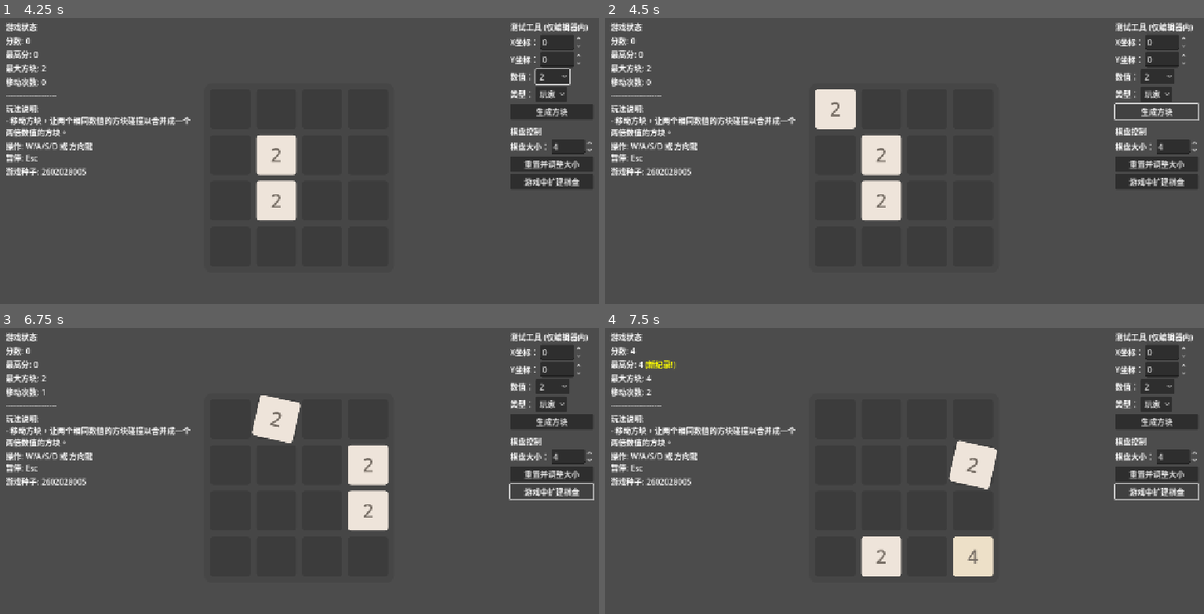
Above: before the commit, frames 1-4 (two rows, left to right).
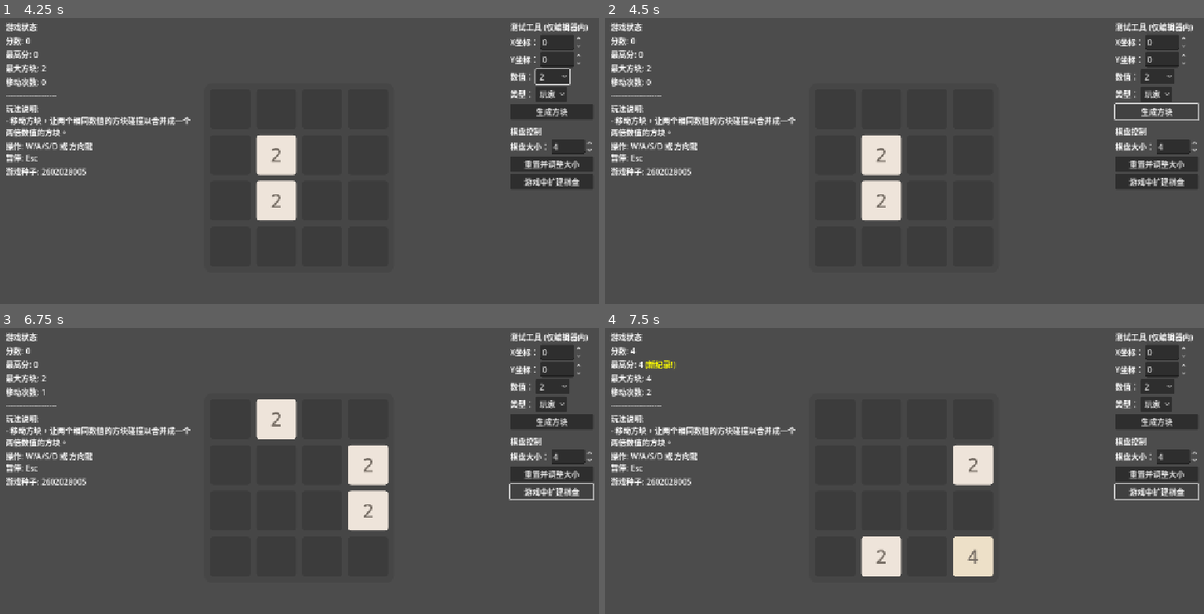
Above: after the commit, the same moments.

Repository: C76GN/2048-all-in-one
Game: Godot game, scene res://scenes/main_menu.tscn
Same seed, same stepped clock (60 frames per second), same inputs: the game is played once before the commit and once after it.
Inputs (mouse positions are in pixels of both pictures, inside the frame that each line leads up to):
- Up to frame 1 (4.25 s): click "开始游戏" at 0.5 s; click (299, 112) at 1.25 s; click "开始游戏" at 2 s; click "2" at 2.75 s; click "玩家" at 3.5 s
- Up to frame 2 (4.5 s): click "生成方块" at 4.25 s
- Up to frame 3 (6.75 s): click "重置并调整大小" at 5 s; click "游戏中扩建棋盘" at 5.75 s; tap Enter at 6.5 s; hold D (move_right) from 6.53 s (still down)
- Up to frame 4 (7.5 s): tap Space at 7.25 s; release D (move_right) at 7.28 s; hold S (move_down) from 7.28 s (still down)

Frame 1 is identical in both runs. In frame 2, 0.9% of the frame differs, in the area x 35-42%, y 24-39%; in frame 3, 0.2%; in frame 4, 0.3%.

Commit message:
Decouple animation from game logic with BoardAnimator
Introduced a dedicated BoardAnimator to handle all visual animations, decoupling them from GameBoard's core logic. GameBoard now calculates a move's final state and emits a list of animation instructions, allowing the game logic to proceed immediately without awaiting tweens and improving input responsiveness. InteractionRule scripts were updated to delegate tile destruction to the new animator, ensuring it occurs only after animations are complete.

Diff:
--- a/scenes/modes/game_play.tscn
+++ b/scenes/modes/game_play.tscn
@@ -7,6 +7,7 @@
 [ext_resource type="PackedScene" uid="uid://7ypwtymhkpm6" path="res://scenes/ui/game_over_menu.tscn" id="5_7ohk3"]
 [ext_resource type="PackedScene" uid="uid://bsourh8co1vbn" path="res://scenes/ui/pause_menu.tscn" id="6_e7f05"]
 [ext_resource type="Script" uid="uid://cx02txnu55y6f" path="res://scripts/core/input_controller.gd" id="7_3qprp"]
+[ext_resource type="Script" uid="uid://cbt4kf4pchvjg" path="res://scripts/core/board_animator.gd" id="8_njofg"]
 
 [sub_resource type="StyleBoxFlat" id="StyleBoxFlat_0wfyh"]
 bg_color = Color(0.2827017, 0.2827017, 0.2827017, 1)
@@ -95,3 +96,6 @@
 
 [node name="InputController" type="Node" parent="."]
 script = ExtResource("7_3qprp")
+
+[node name="BoardAnimator" type="Node" parent="."]
+script = ExtResource("8_njofg")
--- /dev/null
+++ b/scripts/core/board_animator.gd
@@ -0,0 +1,92 @@
+# scripts/core/board_animator.gd
+
+## BoardAnimator: 游戏棋盘动画的专属播放器。
+##
+## 该节点负责接收一个包含动画指令的列表，并根据这些指令创建、
+## 播放和管理所有的视觉动画（Tweens）。它将动画表现与游戏逻辑
+## (GameBoard) 完全解耦。动画播放完成后，它会发出信号通知逻辑层
+## 可以继续执行下一步操作。
+class_name BoardAnimator
+extends Node
+
+var _active_tweens: Dictionary = {}
+
+## 播放一个包含多条动画指令的序列，支持中断和重定向。
+func play_animation_sequence(instructions: Array) -> void:
+	var tiles_to_consume: Array[Tile] = []
+
+	# 1. 分离出需要立即处理的指令 (SPAWN)
+	for instruction in instructions:
+		if instruction.type == "SPAWN":
+			var tile: Tile = instruction.tile
+			tile.animate_spawn()
+
+	# 2. 处理 MOVE 和 MERGE 指令
+	for instruction in instructions:
+		var tile: Tile
+		var target_pos: Vector2
+
+		match instruction.type:
+			"MOVE":
+				tile = instruction.tile
+				target_pos = instruction.to_pos
+
+			"MERGE":
+				# 对于合并，我们有两个动画要处理：
+				# a) 被消耗的方块移动到目标位置
+				var consumed: Tile = instruction.consumed_tile
+				var merged: Tile = instruction.merged_tile
+				target_pos = instruction.to_pos
+
+				# 确保 consumed_tile 是有效的实例
+				if is_instance_valid(consumed):
+					_retarget_animation(consumed, target_pos)
+					# 将其加入待清理列表
+					tiles_to_consume.append(consumed)
+
+				# b) 合并后存活的方块也要处理，因为它可能也在移动
+				tile = merged
+				# 触发合并的视觉效果
+				tile.animate_merge()
+
+			_:
+				continue # 跳过非移动/合并指令
+
+		# 确保 tile 是有效的实例
+		if is_instance_valid(tile):
+			_retarget_animation(tile, target_pos)
+
+	# 3. 安全地清理被消耗的方块
+	# 不能立即 queue_free，必须等待它们的移动动画结束。
+	for tile in tiles_to_consume:
+		if is_instance_valid(tile):
+			# 获取该方块的最新动画
+			var tile_tween = _active_tweens.get(tile.get_instance_id())
+			if is_instance_valid(tile_tween):
+				# 等待这个特定方块的动画完成后，再安全释放它
+				await tile_tween.finished
+				if is_instance_valid(tile):
+					tile.queue_free()
+
+## 核心的重定向函数
+func _retarget_animation(tile: Node2D, new_target_pos: Vector2) -> void:
+	var instance_id = tile.get_instance_id()
+
+	# 如果这个方块已经有一个正在播放的动画，先停止它
+	if _active_tweens.has(instance_id):
+		var old_tween = _active_tweens[instance_id]
+		if is_instance_valid(old_tween):
+			old_tween.kill() # kill() 会立即停止动画
+
+	# 创建一个新的 Tween，从方块的 *当前* 视觉位置开始
+	var new_tween = create_tween()
+	new_tween.tween_property(tile, "position", new_target_pos, 0.1).set_trans(Tween.TRANS_SINE).set_ease(Tween.EASE_OUT)
+
+	# 记录这个新的 Tween
+	_active_tweens[instance_id] = new_tween
+
+	# 动画完成后，从字典中移除，避免内存泄漏
+	new_tween.finished.connect(func():
+		if _active_tweens.has(instance_id) and _active_tweens[instance_id] == new_tween:
+			_active_tweens.erase(instance_id)
+	)
--- a/scripts/game_board.gd
+++ b/scripts/game_board.gd
@@ -18,6 +18,8 @@
 const SPACING: int = 15
 # 棋盘背景的内边距。
 const BOARD_PADDING: int = 15
+
+signal play_animations_requested(instructions: Array)
 
 # --- 核心数据 ---
 
@@ -74,34 +76,76 @@
 ## 根据给定的方向向量处理一次完整的移动操作。
 func handle_move(direction: Vector2i) -> void:
 	var moved = false
-	# 为了简化算法，将所有方向的移动都转换为向“左”移动的逻辑。
-	var grid_copy_for_move = _get_rotated_grid(direction)
-	var new_grid_after_move = []
-
-	# 逐行处理旋转后的虚拟网格。
-	for row_index in grid_size:
-		var current_row = grid_copy_for_move[row_index]
-		var result = _process_line(current_row)
-		var processed_row = result[0]
-		var has_moved_in_row = result[1]
-		new_grid_after_move.append(processed_row)
-		if has_moved_in_row:
+	var instructions: Array[Dictionary] = []
+	var new_grid: Array = []
+	new_grid.resize(grid_size)
+	for i in range(grid_size):
+		new_grid[i] = []; new_grid[i].resize(grid_size)
+		new_grid[i].fill(null)
+
+	# 逐行/逐列处理
+	for i in range(grid_size):
+		var line: Array[Tile] = []
+		for j in range(grid_size):
+			var coords = _get_coords_for_line(i, j, direction)
+			line.append(grid[coords.x][coords.y])
+
+		var result = _process_line(line)
+		var new_line: Array[Tile] = result.line
+		var merges: Array[Dictionary] = result.merges
+
+		if result.moved:
 			moved = true
 
-	# 仅在发生了有效移动时，才更新棋盘状态。
+		# 处理合并动画指令
+		for merge_info in merges:
+			var consumed: Tile = merge_info.consumed_tile
+			var merged: Tile = merge_info.merged_tile
+
+			# 找到合并后方块在新行中的位置
+			var final_line_pos = new_line.find(merged)
+			var final_coords = _get_coords_for_line(i, final_line_pos, direction)
+
+			instructions.append({
+				"type": "MERGE",
+				"consumed_tile": consumed,
+				"merged_tile": merged,
+				"to_pos": _grid_to_pixel_center(final_coords)
+			})
+
+		# 处理滑动动画指令
+		var tiles_in_new_line: Dictionary = {}
+		for tile in new_line:
+			if tile: tiles_in_new_line[tile.get_instance_id()] = true
+
+		for j in range(grid_size):
+			var original_tile = line[j]
+			if original_tile and not tiles_in_new_line.has(original_tile.get_instance_id()):
+				continue
+
+			var final_line_pos = new_line.find(original_tile)
+			if original_tile and final_line_pos != -1 and final_line_pos != j:
+				var final_coords = _get_coords_for_line(i, final_line_pos, direction)
+				instructions.append({
+					"type": "MOVE",
+					"tile": original_tile,
+					"to_pos": _grid_to_pixel_center(final_coords)
+				})
+
+		# 将处理完的行放回新的网格中
+		for j in range(grid_size):
+			var coords = _get_coords_for_line(i, j, direction)
+			new_grid[coords.x][coords.y] = new_line[j]
 	if moved:
-		grid = _unrotate_grid(new_grid_after_move, direction)
-
-		var move_tweens = _update_board_visuals()
-		if not move_tweens.is_empty():
-			for tween in move_tweens:
-				await tween.finished
-
+		grid = new_grid
 		EventBus.move_made.emit()
+		play_animations_requested.emit(instructions)
+
+		# 逻辑层立即检查游戏是否结束
 		_check_game_over()
 
 ## 生成一个指定信息的方块。
-func spawn_tile(spawn_data: Dictionary) -> Tween:
+func spawn_tile(spawn_data: Dictionary) -> void:
 	var value = spawn_data.get("value", 2)
 	var type = spawn_data.get("type", Tile.TileType.PLAYER)
 	var is_priority = spawn_data.get("is_priority", false)
@@ -111,7 +155,12 @@
 	# 情况1：棋盘有空位，正常生成。
 	if not empty_cells.is_empty():
 		var spawn_pos: Vector2i = empty_cells[GlobalGameManager.get_rng().randi_range(0, empty_cells.size() - 1)]
-		return _spawn_at(spawn_pos, value, type)
+		var new_tile = _spawn_at(spawn_pos, value, type)
+
+		# 创建SPAWN指令并请求播放
+		var instruction = [{"type": "SPAWN", "tile": new_tile}]
+		play_animations_requested.emit(instruction)
+
 	# 情况2：棋盘已满，但生成请求是优先的（如怪物），则执行转化逻辑。
 	elif is_priority:
 		var player_tiles = _get_all_player_tiles()
@@ -126,9 +175,6 @@
 			if not monster_tiles.is_empty():
 				var tile_to_empower = monster_tiles[GlobalGameManager.get_rng().randi_range(0, monster_tiles.size() - 1)]
 				tile_to_empower.setup(tile_to_empower.value * 2, type, interaction_rule, color_schemes)
-		return null
-
-	return null
 
 ## 获取当前棋盘上数值最大的玩家方块的值。
 func get_max_player_value() -> int:
@@ -223,26 +269,27 @@
 # --- 内部核心逻辑 ---
 
 ## 处理单行的移动与交互，现在委托给 interaction_rule。
-func _process_line(line: Array) -> Array:
-	var slid_line = []
+func _process_line(line: Array[Tile]) -> Dictionary:
+	var slid_line: Array[Tile] = []
 	for tile in line:
 		if tile != null: slid_line.append(tile)
 
-	var merged_line = []
+	var merged_line: Array[Tile] = []
+	var merge_results: Array[Dictionary] = []
 	var i = 0
 	while i < slid_line.size():
 		var current_tile = slid_line[i]
 		if i + 1 < slid_line.size():
 			var next_tile = slid_line[i + 1]
 
-			# 将具体的交互逻辑委托给注入的规则对象。
 			var result = interaction_rule.process_interaction(current_tile, next_tile, interaction_rule)
 			if not result.is_empty():
 				var merged = result.get("merged_tile")
 				if merged != null:
 					merged_line.append(merged)
 
-				# 如果交互结果包含分数，则发出信号
+				merge_results.append(result)
+
 				if result.has("score"):
 					EventBus.score_updated.emit(result["score"])
 
@@ -252,7 +299,8 @@
 		merged_line.append(current_tile)
 		i += 1
 
-	var result_line = merged_line.duplicate()
+	var result_line: Array[Tile] = []
+	result_line.append_array(merged_line)
 	while result_line.size() < grid_size: result_line.append(null)
 
 	var has_moved = false
@@ -264,7 +312,7 @@
 			   (result_line[idx] != null and line[idx] != null and result_line[idx].get_instance_id() != line[idx].get_instance_id()):
 				has_moved = true; break
 
-	return [result_line, has_moved]
+	return {"line": result_line, "moved": has_moved, "merges": merge_results}
 
 ## 检查游戏是否结束，现在委托给 game_over_rule。
 func _check_game_over() -> void:
@@ -273,19 +321,6 @@
 		EventBus.game_lost.emit()
 
 # --- 视觉与动画 ---
-
-## 根据 `grid` 数据更新所有方块的视觉位置，并为移动的方块创建动画。
-func _update_board_visuals() -> Array:
-	var active_tweens = []
-	for x in grid_size:
-		for y in grid_size:
-			if grid[x][y] != null:
-				var tile = grid[x][y]
-				var new_pixel_pos = _grid_to_pixel_center(Vector2i(x, y))
-				if tile.position != new_pixel_pos:
-					var move_tween = tile.animate_move(new_pixel_pos)
-					active_tweens.append(move_tween)
-	return active_tweens
 
 ## 绘制棋盘的静态背景单元格。
 func _draw_board_cells():
@@ -354,19 +389,23 @@
 				cell_bg.size = final_size
 				cell_bg.position = final_pos
 	await new_cells_tween.finished
-	_update_board_visuals()
 
 # --- 辅助函数 ---
 
 ## 在指定位置生成一个方块的内部实现。
-func _spawn_at(grid_pos: Vector2i, value: int, type: Tile.TileType) -> Tween:
-	var new_tile = TileScene.instantiate()
+func _spawn_at(grid_pos: Vector2i, value: int, type: Tile.TileType) -> Tile:
+	var new_tile: Tile = TileScene.instantiate()
 	board_container.add_child(new_tile)
 	grid[grid_pos.x][grid_pos.y] = new_tile
 
 	new_tile.setup(value, type, interaction_rule, color_schemes)
 	new_tile.position = _grid_to_pixel_center(grid_pos)
-	return new_tile.animate_spawn()
+
+	# 动画将由BoardAnimator触发，这里只设置初始状态
+	new_tile.scale = Vector2.ZERO
+	new_tile.rotation_degrees = -360
+
+	return new_tile # 返回实例供外部生成指令
 
 ## 初始化核心数据 `grid`，创建一个填满 null 的二维数组。
 func _initialize_grid():
@@ -396,36 +435,6 @@
 				monster_tiles.append(tile)
 	return monster_tiles
 
-## 根据方向旋转网格，用以统一处理所有方向的移动逻辑。
-func _get_rotated_grid(direction: Vector2i) -> Array:
-	var rotated_grid = []
-	rotated_grid.resize(grid_size)
-	for i in grid_size:
-		var line = []
-		for j in grid_size:
-			match direction:
-				Vector2i.LEFT: line.append(grid[j][i])
-				Vector2i.RIGHT: line.append(grid[grid_size - 1 - j][i])
-				Vector2i.UP: line.append(grid[i][j])
-				Vector2i.DOWN: line.append(grid[i][grid_size - 1 - j])
-		rotated_grid[i] = line
-	return rotated_grid
-
-## 将旋转后的网格数据恢复到原始方向。
-func _unrotate_grid(rotated_grid: Array, direction: Vector2i) -> Array:
-	var new_grid = []
-	new_grid.resize(grid_size)
-	for i in grid_size: new_grid[i] = []; new_grid[i].resize(grid_size)
-
-	for i in grid_size:
-		for j in grid_size:
-			match direction:
-				Vector2i.LEFT: new_grid[j][i] = rotated_grid[i][j]
-				Vector2i.RIGHT: new_grid[grid_size - 1 - j][i] = rotated_grid[i][j]
-				Vector2i.UP: new_grid[i][j] = rotated_grid[i][j]
-				Vector2i.DOWN: new_grid[i][grid_size - 1 - j] = rotated_grid[i][j]
-	return new_grid
-
 ## 将网格坐标转换为棋盘容器内的局部像素中心点坐标。
 func _grid_to_pixel_center(grid_pos: Vector2i) -> Vector2:
 	var top_left_pos = Vector2(grid_pos.x * (CELL_SIZE + SPACING), grid_pos.y * (CELL_SIZE + SPACING))
@@ -444,3 +453,13 @@
 	var offset = (current_size - scaled_size) / 2.0
 
 	return {"scale_ratio": scale_ratio, "scaled_size": scaled_size, "offset": offset}
+
+## 坐标转换辅助函数
+## 根据方向，将“行索引”和“行内索引”转换为全局的grid坐标
+func _get_coords_for_line(line_index: int, cell_index: int, direction: Vector2i) -> Vector2i:
+	match direction:
+		Vector2i.LEFT: return Vector2i(cell_index, line_index)
+		Vector2i.RIGHT: return Vector2i(grid_size - 1 - cell_index, line_index)
+		Vector2i.UP: return Vector2i(line_index, cell_index)
+		Vector2i.DOWN: return Vector2i(line_index, grid_size - 1 - cell_index)
+	return Vector2i.ZERO
--- a/scripts/modes/game_play.gd
+++ b/scripts/modes/game_play.gd
@@ -14,6 +14,7 @@
 @onready var game_over_menu = $GameOverMenu
 @onready var background_color_rect: ColorRect = %ColorRect
 @onready var input_controller = $InputController
+@onready var board_animator: BoardAnimator = $BoardAnimator
 
 # --- 状态变量 ---
 var mode_config: GameModeConfig
@@ -144,6 +145,10 @@
 		EventBus.monster_killed.connect(_on_monster_killed)
 	if not EventBus.board_resized.is_connected(_on_board_resized):
 		EventBus.board_resized.connect(_on_board_resized)
+	if is_instance_valid(game_board) and is_instance_valid(board_animator):
+		# 将 GameBoard 的动画请求连接到 BoardAnimator 的播放函数
+		if not game_board.play_animations_requested.is_connected(board_animator.play_animation_sequence):
+			game_board.play_animations_requested.connect(board_animator.play_animation_sequence)
 
 # --- 信号处理函数 ---
 
--- a/scripts/rules/interaction/battle_interaction_rule.gd
+++ b/scripts/rules/interaction/battle_interaction_rule.gd
@@ -14,7 +14,6 @@
 	if tile_a.type == tile_b.type:
 		if tile_a.value == tile_b.value:
 			tile_b.setup(tile_a.value * 2, tile_a.type, p_rule, tile_a.color_schemes)
-			tile_a.queue_free()
 			return {"merged_tile": tile_b, "consumed_tile": tile_a}
 
 	# 情况B: 两个方块类型不同（战斗）
@@ -36,7 +35,6 @@
 		else:
 			tile_b.setup(1, tile_b.type, p_rule, tile_b.color_schemes)
 			tile_b.animate_transform()
-			tile_a.queue_free()
 			if tile_a.type == Tile.TileType.MONSTER:
 				EventBus.monster_killed.emit()
 			return {"merged_tile": tile_b, "consumed_tile": tile_a}
--- a/scripts/rules/interaction/classic_interaction_rule.gd
+++ b/scripts/rules/interaction/classic_interaction_rule.gd
@@ -16,10 +16,9 @@
 		# 只有当数值相同时才合并。
 		if tile_a.value == tile_b.value:
 			var new_value = tile_a.value * 2
-			# 将 tile_b 的数值翻倍，并销毁 tile_a。
+			# 将 tile_b 的数值翻倍
 			tile_b.setup(new_value, tile_a.type, p_rule, tile_a.color_schemes)
-			tile_a.queue_free()
-			# 返回结果，表明 tile_b 是合并后的方块，tile_a 是被消耗的方块，并带上分数。
+			# 返回结果，动画系统将根据 "consumed_tile" 来处理 tile_a 的销毁。
 			return {"merged_tile": tile_b, "consumed_tile": tile_a, "score": new_value}
 
 	# 如果不满足上述条件，则不发生任何交互。
--- a/scripts/rules/interaction/fibonacci_interaction_rule.gd
+++ b/scripts/rules/interaction/fibonacci_interaction_rule.gd
@@ -17,9 +17,8 @@
 func process_interaction(tile_a: Tile, tile_b: Tile, p_rule: InteractionRule) -> Dictionary:
 	if can_interact(tile_a, tile_b):
 		var new_value = tile_a.value + tile_b.value
-		# 将 tile_b 的数值更新为两者之和，并销毁 tile_a。
+		# 将 tile_b 的数值更新为两者之和
 		tile_b.setup(new_value, tile_a.type, p_rule, tile_a.color_schemes)
-		tile_a.queue_free()
 		# 返回结果，表明 tile_b 是合并后的方块，tile_a 是被消耗的方块，并带上分数。
 		return {"merged_tile": tile_b, "consumed_tile": tile_a, "score": new_value}
 
--- a/scripts/rules/interaction/lucas_fibonacci_interaction_rule.gd
+++ b/scripts/rules/interaction/lucas_fibonacci_interaction_rule.gd
@@ -84,7 +84,6 @@
 	if can_interact(tile_a, tile_b):
 		var new_value = tile_a.value + tile_b.value
 		tile_b.setup(new_value, tile_a.type, p_rule, tile_a.color_schemes)
-		tile_a.queue_free()
 		return {"merged_tile": tile_b, "consumed_tile": tile_a, "score": new_value}
 
 	return {}
Not shown: 1 places in scenes/modes/game_play.tscn that only renumber resources
Not shown, added: scripts/core/board_animator.gd.uid
Not shown, changed: .gitignore
